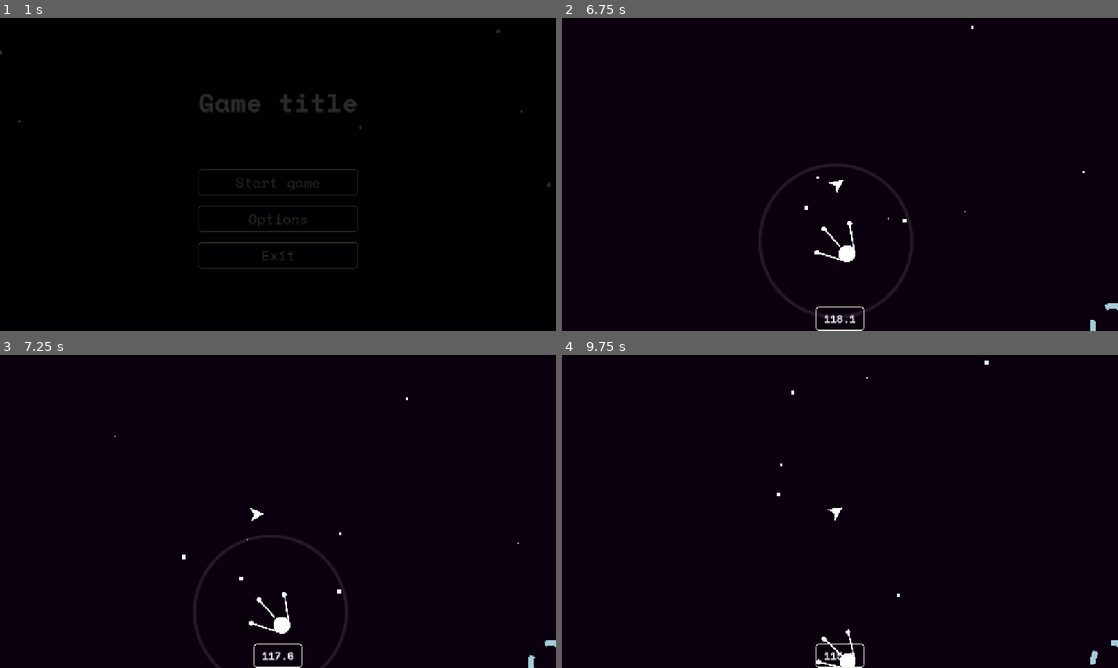
Above: before the commit, frames 1-4 (two rows, left to right).
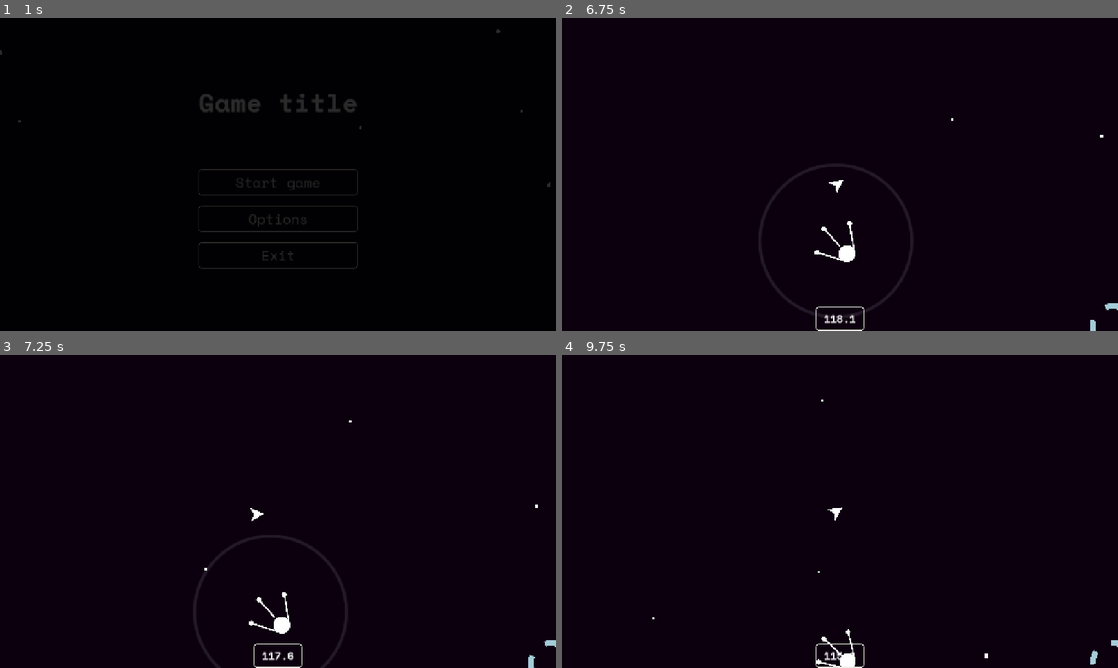
Above: after the commit, the same moments.

Repository: kokiheey/game-jam-repo
Game: Godot game, scene res://Scenes/main_menu.tscn
Two runs of this game, one before a commit and one after it. Both use one fixed random seed, a clock stepped at 60 frames per second and the inputs below.
Inputs (mouse positions are in pixels of both pictures, inside the frame that each line leads up to):
- Up to frame 1 (1 s): click "Start game" at 0.5 s
- Up to frame 2 (6.75 s): move the mouse to (962, 158) at 1.27 s; hold W (moveForward) 1.28-2 s; click (962, 158) at 1.42 s; tap E (openShop) at 1.52, 5.27 s; click "Speed" at 2 s; tap Enter at 2.75, 4.25 s; drag from (728, 190) to (812, 237) at 2.77 s; tap Space at 3.5, 5 s; move the mouse to (895, 105) at 3.52 s; hold W (moveForward) 3.53-4.25 s; drag from (812, 237) to (673, 127) at 4.27 s; move the mouse to (1006, 221) at 5.02 s; drag from (673, 127) to (756, 96) at 5.77 s; move the mouse to (867, 174) at 6.52 s; click (867, 174) at 6.67 s
- Up to frame 3 (7.25 s): no input
- Up to frame 4 (9.75 s): drag from (756, 433) to (817, 514) at 7.27 s; move the mouse to (962, 495) at 8.02 s; hold W (moveForward) 8.03-8.75 s; tap E (openShop) at 8.27 s; drag from (728, 527) to (812, 574) at 8.77 s; move the mouse to (895, 442) at 9.52 s

Frame 1 is identical in both runs. In frame 2, less than 0.1% of the frame differs, in the area x 43-98%, y 2-66%; in frame 3, less than 0.1%, in the area x 20-97%, y 13-77%; in frame 4, less than 0.1%.

Commit message:
Update options.tscn

Diff:
--- a/gmtk2026/Scenes/options.tscn
+++ b/gmtk2026/Scenes/options.tscn
@@ -3,6 +3,19 @@
 [ext_resource type="Theme" uid="uid://cojmyrq6m3711" path="res://Textures/DefaultTheme.tres" id="1_prnvy"]
 [ext_resource type="StyleBox" uid="uid://bne1cq6fgt7be" path="res://Textures/PanelBorder.tres" id="2_4tmxy"]
 [ext_resource type="Script" uid="uid://cfo4m2xd5jd6f" path="res://Scripts/options.gd" id="2_qyyw6"]
+
+[sub_resource type="ParticleProcessMaterial" id="ParticleProcessMaterial_qyyw6"]
+particle_flag_disable_z = true
+emission_shape = 3
+emission_box_extents = Vector3(0.35, 0.2, 1)
+angular_velocity_min = -100.000015
+angular_velocity_max = 99.999985
+radial_velocity_min = -2.2351742e-05
+radial_velocity_max = 39.999977
+gravity = Vector3(0, 0, 0)
+scale_max = 10.0
+hue_variation_min = -0.010000022
+hue_variation_max = 0.009999977
 
 [node name="Options" type="Control" unique_id=1973293453]
 layout_mode = 3
@@ -21,7 +34,17 @@
 anchor_bottom = 1.0
 grow_horizontal = 2
 grow_vertical = 2
-color = Color(0, 0, 0, 0.95000005)
+color = Color(0, 0, 0, 0.98)
+
+[node name="GPUParticles2D" type="GPUParticles2D" parent="." unique_id=635655693]
+top_level = true
+position = Vector2(640, 360)
+rotation = -3.1415925
+scale = Vector2(2000, 2000)
+amount = 50
+lifetime = 5.0
+randomness = 1.0
+process_material = SubResource("ParticleProcessMaterial_qyyw6")
 
 [node name="Panel" type="Panel" parent="." unique_id=1366349790]
 layout_mode = 1
@@ -30,10 +53,10 @@
 anchor_top = 0.5
 anchor_right = 0.5
 anchor_bottom = 0.5
-offset_left = -207.0
-offset_top = -207.0
-offset_right = 207.0
-offset_bottom = 207.0
+offset_left = -261.75
+offset_top = -275.75
+offset_right = 261.75
+offset_bottom = 275.75
 grow_horizontal = 2
 grow_vertical = 2
 theme_override_styles/panel = ExtResource("2_4tmxy")
@@ -75,6 +98,7 @@
 [node name="AllSoundsText" type="Label" parent="Panel/MarginContainer/VBoxContainer/VBoxContainer/AllSoundsOption" unique_id=85852476]
 layout_mode = 2
 size_flags_horizontal = 3
+theme_override_font_sizes/font_size = 20
 text = "All sound:"
 
 [node name="HBoxContainer2" type="HBoxContainer" parent="Panel/MarginContainer/VBoxContainer/VBoxContainer/AllSoundsOption" unique_id=981408605]
@@ -85,6 +109,7 @@
 [node name="AllSoundsLabel" type="Label" parent="Panel/MarginContainer/VBoxContainer/VBoxContainer/AllSoundsOption/HBoxContainer2" unique_id=2038633427]
 layout_mode = 2
 size_flags_horizontal = 2
+theme_override_font_sizes/font_size = 20
 text = "100%"
 
 [node name="AllSounds" type="HSlider" parent="Panel/MarginContainer/VBoxContainer/VBoxContainer/AllSoundsOption/HBoxContainer2" unique_id=1961584686]
@@ -102,6 +127,7 @@
 [node name="MusicText" type="Label" parent="Panel/MarginContainer/VBoxContainer/VBoxContainer/MusicOption" unique_id=253620446]
 layout_mode = 2
 size_flags_horizontal = 3
+theme_override_font_sizes/font_size = 20
 text = "Music:"
 
 [node name="HBoxContainer" type="HBoxContainer" parent="Panel/MarginContainer/VBoxContainer/VBoxContainer/MusicOption" unique_id=541449609]
@@ -112,6 +138,7 @@
 [node name="MusicLabel" type="Label" parent="Panel/MarginContainer/VBoxContainer/VBoxContainer/MusicOption/HBoxContainer" unique_id=42140953]
 layout_mode = 2
 size_flags_horizontal = 2
+theme_override_font_sizes/font_size = 20
 text = "100%"
 
 [node name="Music" type="HSlider" parent="Panel/MarginContainer/VBoxContainer/VBoxContainer/MusicOption/HBoxContainer" unique_id=1379547981]
@@ -129,6 +156,7 @@
 [node name="SFXText" type="Label" parent="Panel/MarginContainer/VBoxContainer/VBoxContainer/SFXOption" unique_id=1549277498]
 layout_mode = 2
 size_flags_horizontal = 3
+theme_override_font_sizes/font_size = 20
 text = "SFX:"
 
 [node name="HBoxContainer" type="HBoxContainer" parent="Panel/MarginContainer/VBoxContainer/VBoxContainer/SFXOption" unique_id=1601756786]
@@ -139,6 +167,7 @@
 [node name="SFXLabel" type="Label" parent="Panel/MarginContainer/VBoxContainer/VBoxContainer/SFXOption/HBoxContainer" unique_id=480299057]
 layout_mode = 2
 size_flags_horizontal = 2
+theme_override_font_sizes/font_size = 20
 text = "100%"
 
 [node name="SFX" type="HSlider" parent="Panel/MarginContainer/VBoxContainer/VBoxContainer/SFXOption/HBoxContainer" unique_id=1300447524]
